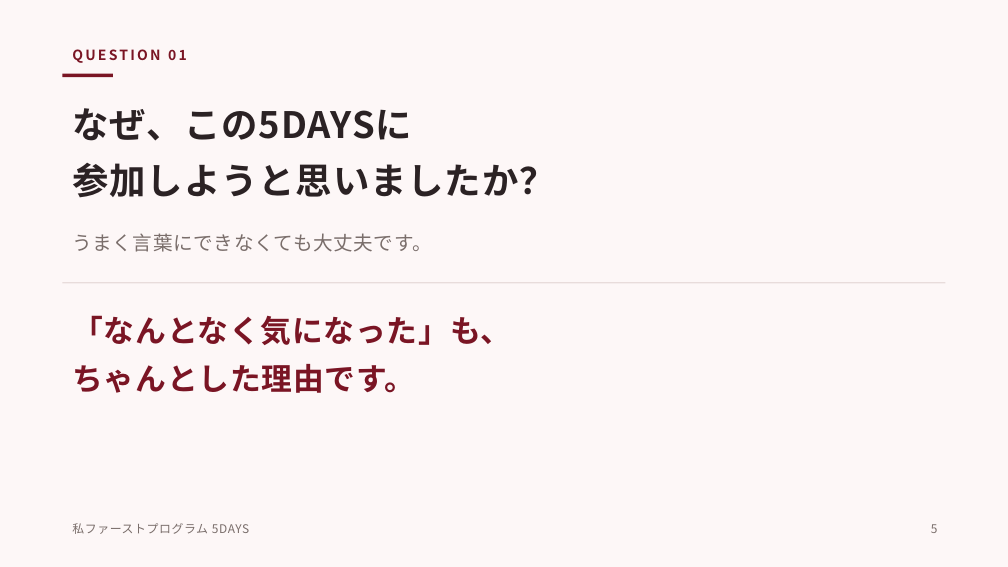
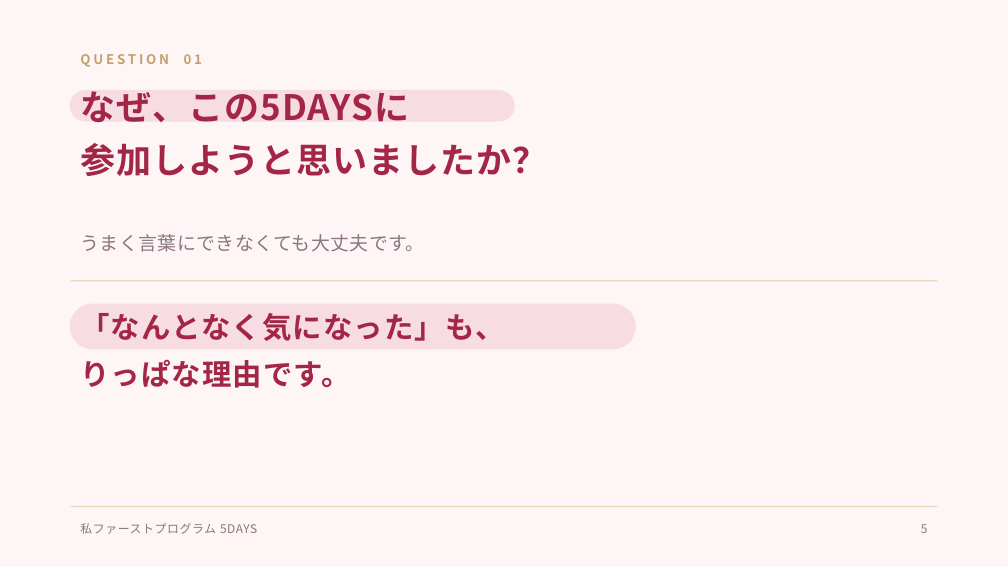
Before and after one commit to shiori0823/shiorin-trainer, a slide deck: slide 5 of jv-5days/deck/5days-kickoff.pptx. Drawn at 1008x567 pixels with LibreOffice and Linux fonts; fonts in the diff are those of the drawing. Boxes give left, top, right and bottom in pixels: in the first picture for what was removed or moved away, otherwise in the second. Text is boxed around its words. In the diff, an @@ line names an element or a change of style, - is before the commit and + after.

```diff
--- a/jv-5days/deck/5days-kickoff.pptx
+++ b/jv-5days/deck/5days-kickoff.pptx
@@ background #FDF7F7 to #FDF5F6 @@
@@ text "QUESTION 01": place and size @@
-text "QUESTION 01" at (72,49,187,63)
+text "QUESTION 01" at (80,54,202,67)
@@ text "QUESTION 01" at (80,54,202,67): size 10 to 9.5 pt, text colour #7A1524 to #C4A06A, letter spacing 1.6 to 2 pt @@
@@ rectangle removed at (62,74,113,78) @@
@@ text "なぜ、この5DAYSに": place and size @@
-text "なぜ、この5DAYSに" at (72,108,555,198)
+text "なぜ、この5DAYSに" at (80,91,547,176)
@@ text "なぜ、この5DAYSに" at (80,91,547,176): size 26 to 25 pt, text colour #2B2224 to #A42647, letter spacing 0.6 to 0.8 pt; line spacing 40pt to 38pt @@
@@ rounded rectangle added at (71,91,514,121), fill #F7DCE3, outline #F7DCE3 1 pt @@
@@ text "うまく言葉にできなくても大丈夫です。": place and size @@
-text "うまく言葉にできなくても大丈夫です。" at (72,233,432,252)
+text "うまく言葉にできなくても大丈夫です。" at (80,234,424,252)
@@ text "うまく言葉にできなくても大丈夫です。" at (80,234,424,252): size 14 to 13.5 pt, text colour #7A6E6B to #8C757C @@
@@ rectangle: place and size @@
-rectangle at (62,282,946,283)
+rectangle at (71,280,937,281)
@@ rectangle at (71,280,937,281): fill #E8DCDB to #E8D8BC @@
@@ text "「なんとなく気になった」も、": place and size @@
-text "「なんとなく気になった」も、" at (72,315,511,393)
+text "「なんとなく気になった」も、" at (80,313,504,388)
@@ rounded rectangle added at (71,304,635,349), fill #F7DCE3, outline #F7DCE3 1 pt @@
@@ text at (80,313,504,341): size 22 to 21 pt, text colour #7A1524 to #A42647, letter spacing 0.6 to 0.8 pt in "「なんとなく気になった」も、"; line spacing 34pt to 33pt @@
@@ text at (80,359,350,388): text changed; size 22 to 21 pt; text colour #7A1524 to #A42647 @@
-ちゃんとした理由です。
+りっぱな理由です。
@@ rectangle added at (71,506,937,507), fill #E8D8BC @@
@@ text "私ファーストプログラム 5DAYS" at (80,523,257,534): text colour #7A6E6B to #8C757C @@
@@ text "私ファーストプログラム 5DAYS": place and size @@
-text "私ファーストプログラム 5DAYS" at (72,523,249,534)
+text "私ファーストプログラム 5DAYS" at (80,523,257,534)
@@ text "5": place and size @@
-text "5" at (931,524,938,533)
+text "5" at (921,524,928,533)
@@ text "5" at (921,524,928,533): text colour #7A6E6B to #8C757C @@
```
Also in this commit, not shown: 11 other slides changed, 5 other files.
